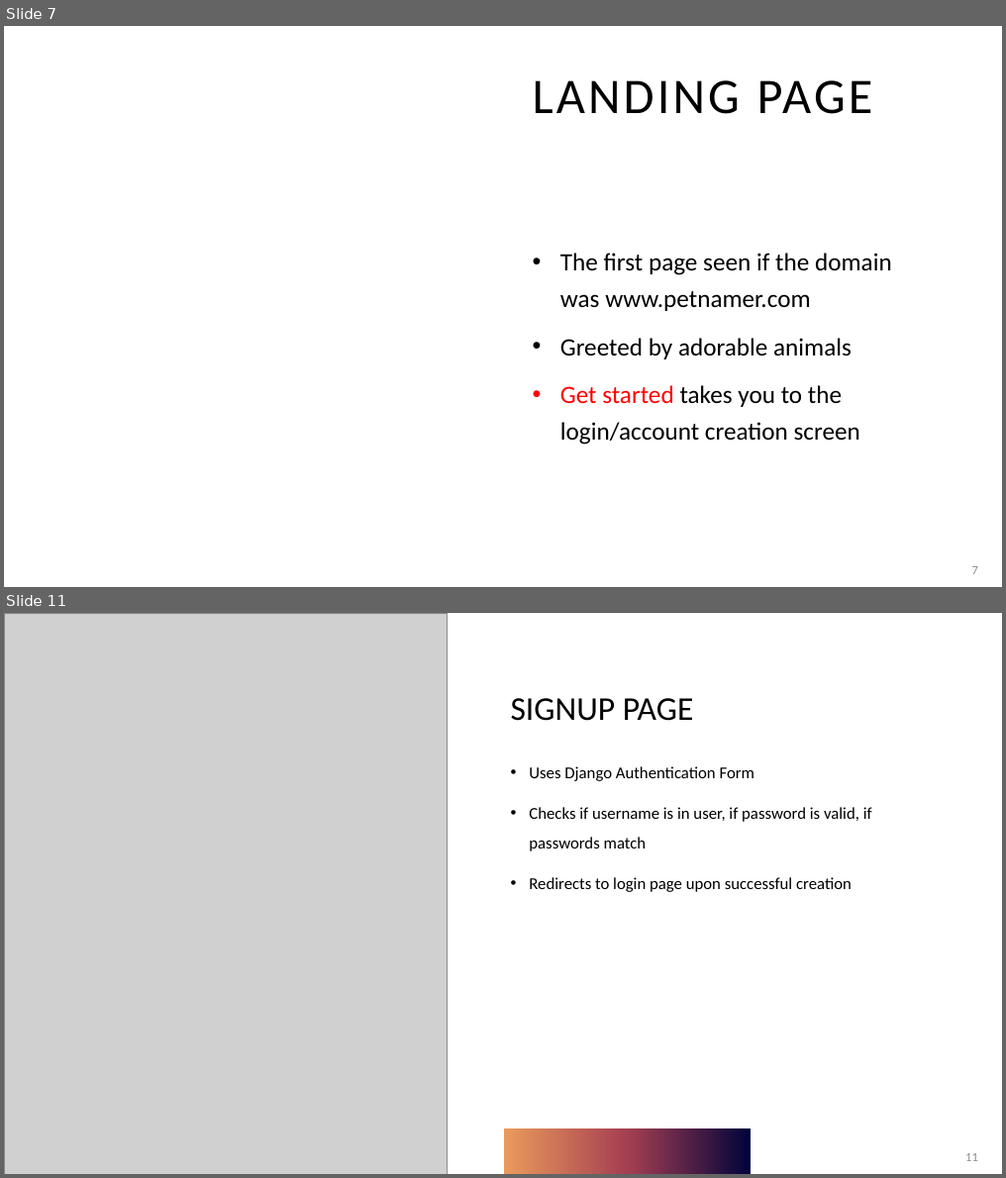
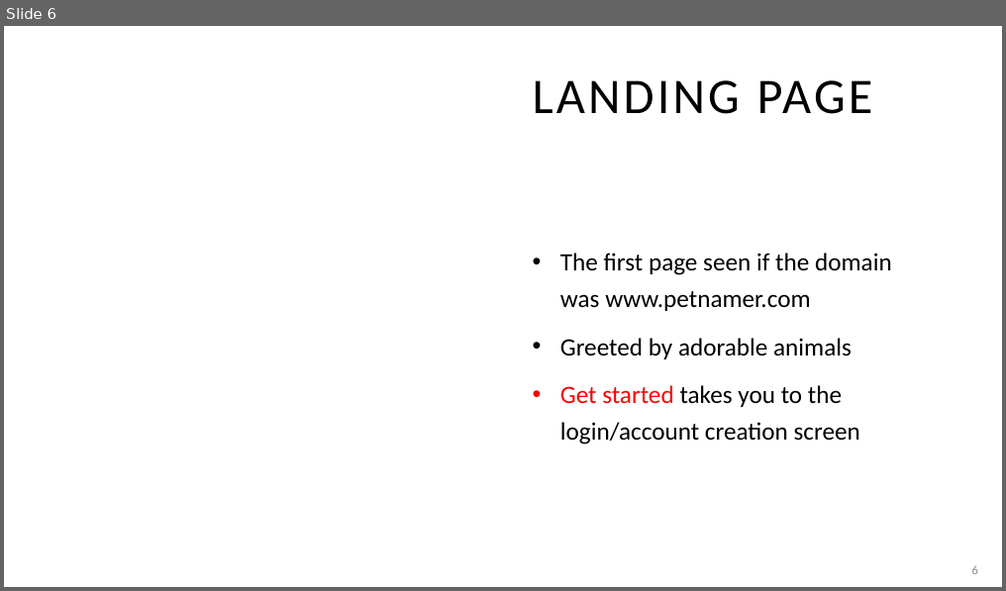
Before and after one commit to adriaonline/CPT200SP24-Team1, a slide deck: Phase 3 Docs/Phase 3 - Presentation.pptx. Shown one above the other, each under a label of ours: slides 7 and 11 before the commit, slide 6 after it; the slides between them are not shown. The pictures are 1006x1178 and 1006x591 pixels, drawn with LibreOffice and Linux fonts; fonts in the diff are those of the drawing; grey boxes stand for pictures. Boxes give left, top, right and bottom in pixels: in the first picture for what was removed or moved away, otherwise in the second. Text is boxed around its words. In the diff, an @@ line names an element or a change of style, - is before the commit and + after.

```diff
--- a/Phase 3 Docs/Phase 3 - Presentation.pptx
+++ b/Phase 3 Docs/Phase 3 - Presentation.pptx
@@ slide 11 removed at (x1=4, y1=613, x2=1002, y2=1174), background #FFFFFF @@
@@ picture removed at (x1=4, y1=613, x2=448, y2=1174) @@
@@ title removed at (x1=511, y1=698, x2=694, y2=721) @@
-SIGNUP PAGE
@@ text removed at (x1=529, y1=766, x2=872, y2=892) @@
-• Uses Django Authentication Form
-• Checks if username is in user, if password is valid, if passwords match
-• Redirects to login page upon successful creation
@@ rectangle removed at (x1=504, y1=1129, x2=751, y2=1174) @@
@@ page number removed at (x1=965, y1=1154, x2=978, y2=1161) @@
-11
@@ what was slide 7 is now slide 6 @@
@@ page number at (x1=972, y1=566, x2=978, y2=574): text changed @@
-7
+6
```
Also in this commit, not shown: 6 slides changed, 3 slides added, 12 other slides removed, 1 other file.
